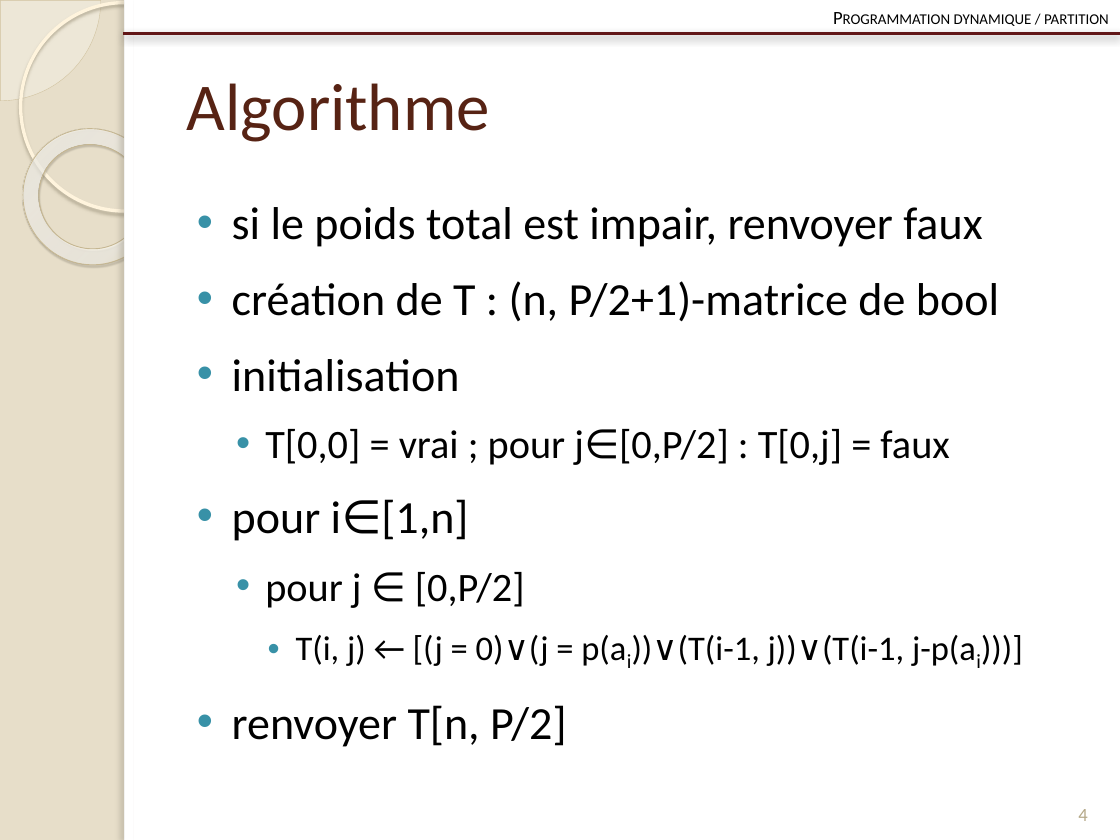
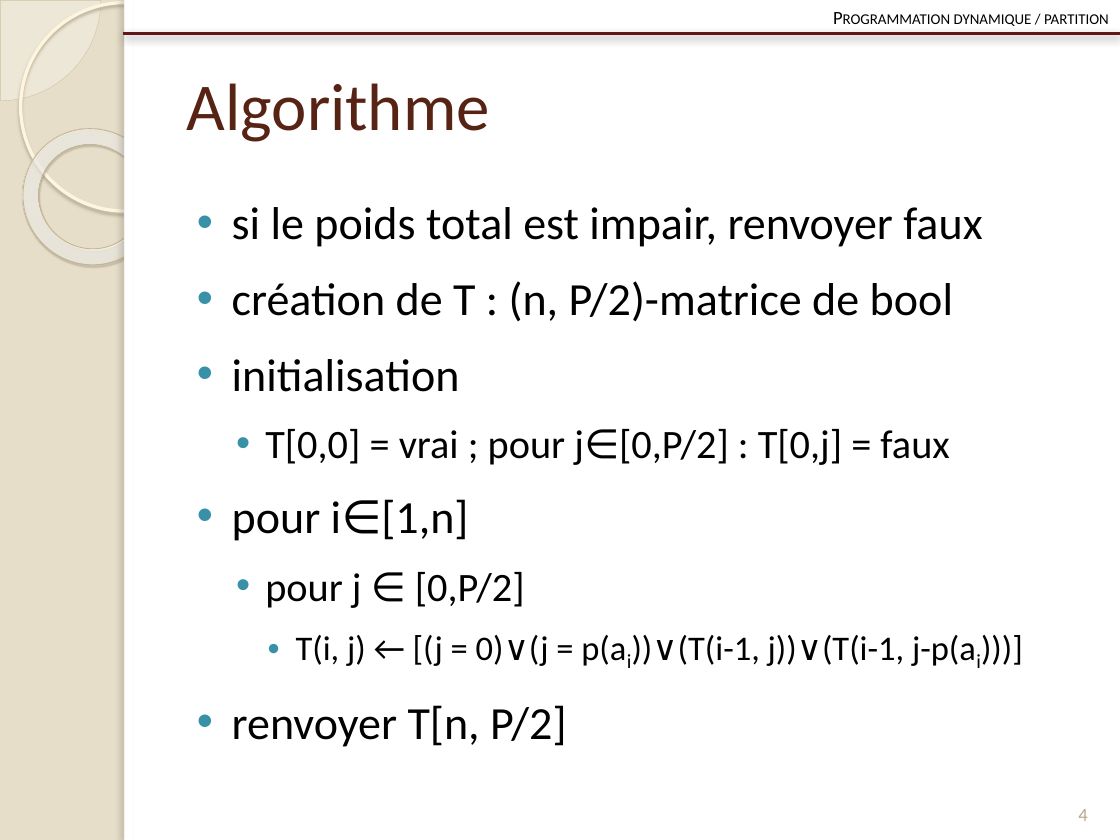
Before and after one commit to Origraena/moca, a slide deck: slide 5 of gmin213/tp/presentation/pres.pptx. Drawn at 1120x840 pixels with LibreOffice and Linux fonts; fonts in the diff are those of the drawing. Boxes give left, top, right and bottom in pixels: in the first picture for what was removed or moved away, otherwise in the second. Text is boxed around its words. In the diff, an @@ line names an element or a change of style, - is before the commit and + after.

```diff
--- a/gmin213/tp/presentation/pres.pptx
+++ b/gmin213/tp/presentation/pres.pptx
@@ text at [232,281,953,321]: text changed @@
-• création de T : (n, P/2+1)-matrice de bool
+• création de T : (n, P/2)-matrice de bool
```
Also in this commit, not shown: 5 other slides changed, 2 slides removed, 4 other files.
